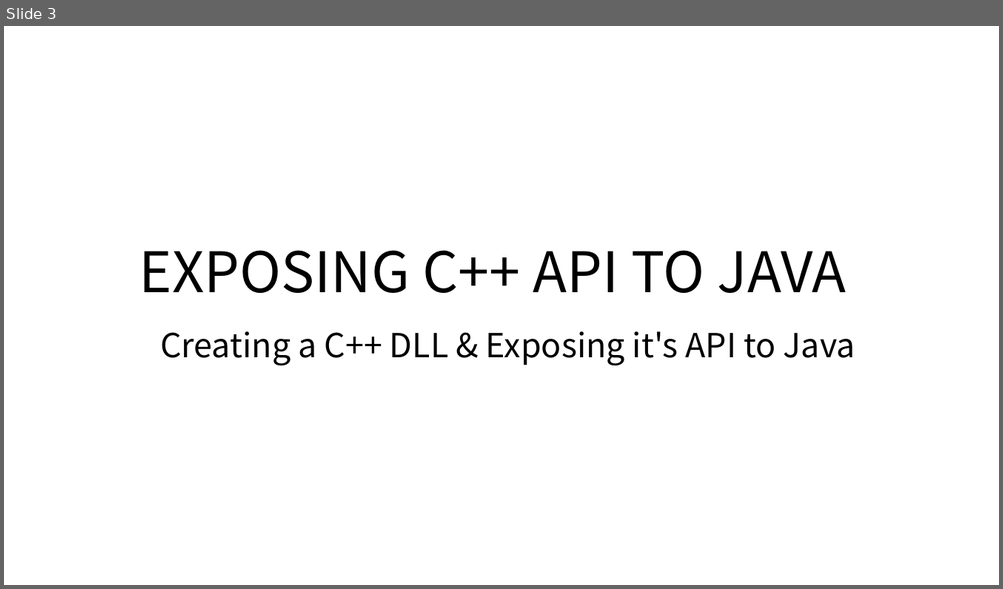
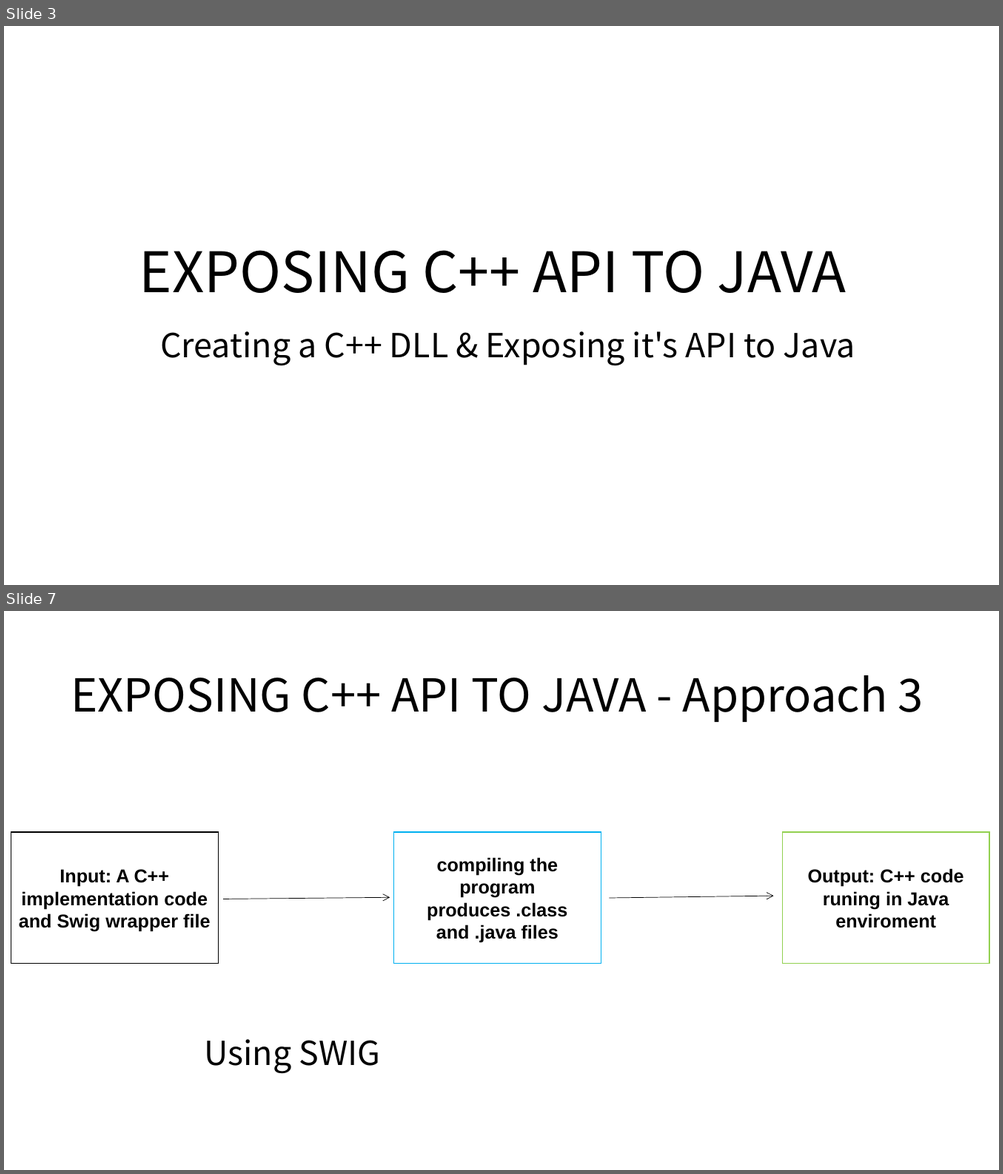
Before and after one commit to nowairanum/Learning, a slide deck: docs/Presentation.pptx. Shown one above the other, each under a label of ours: slide 3 before the commit, slides 3 and 7 after it; the slides between them are not shown. The pictures are 1003x589 and 1003x1174 pixels, drawn with LibreOffice and Linux fonts; fonts in the diff are those of the drawing. Boxes give left, top, right and bottom in pixels: in the first picture for what was removed or moved away, otherwise in the second. Text is boxed around its words. In the diff, an @@ line names an element or a change of style, - is before the commit and + after.

```diff
--- a/docs/Presentation.pptx
+++ b/docs/Presentation.pptx
@@ slide 7 added at [4, 611, 999, 1170], background #FFFFFF @@
@@ title added at [71, 675, 923, 722], 44 pt, text #000000 @@
+EXPOSING C++ API TO JAVA - Approach 3
@@ rectangle added at [11, 832, 218, 964], fill #FFFFFF, outline #000000 1 pt, 18 pt, text #000000, bold @@
+Input: A C++ implementation code
+and Swig wrapper file
@@ rectangle added at [393, 832, 601, 964], fill #FFFFFF, outline #00B0F0 1 pt, 18 pt, text #000000, bold @@
+compiling the program produces .class and .java files
@@ rectangle added at [782, 832, 990, 964], fill #FFFFFF, outline #92D050 1 pt, 18 pt, text #000000, bold @@
+Output: C++ code runing in Java enviroment
@@ arrow added from (223, 899) to (390, 897), #000000 0.5 pt @@
@@ arrow added from (609, 898) to (774, 896), #000000 0.5 pt @@
@@ text added at [204, 1039, 380, 1074], 32 pt, text #000000 @@
+Using SWIG
```
Also in this commit, not shown: 1 slide changed, 4 other slides added, 1 slide removed, 11 other files.
